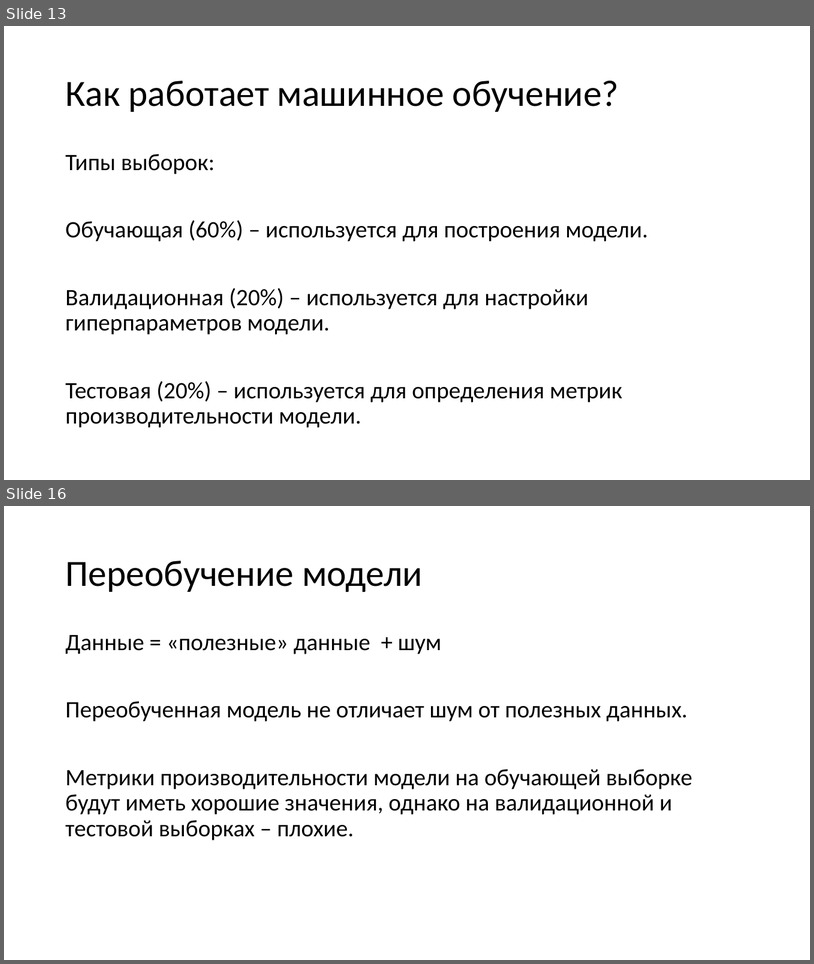
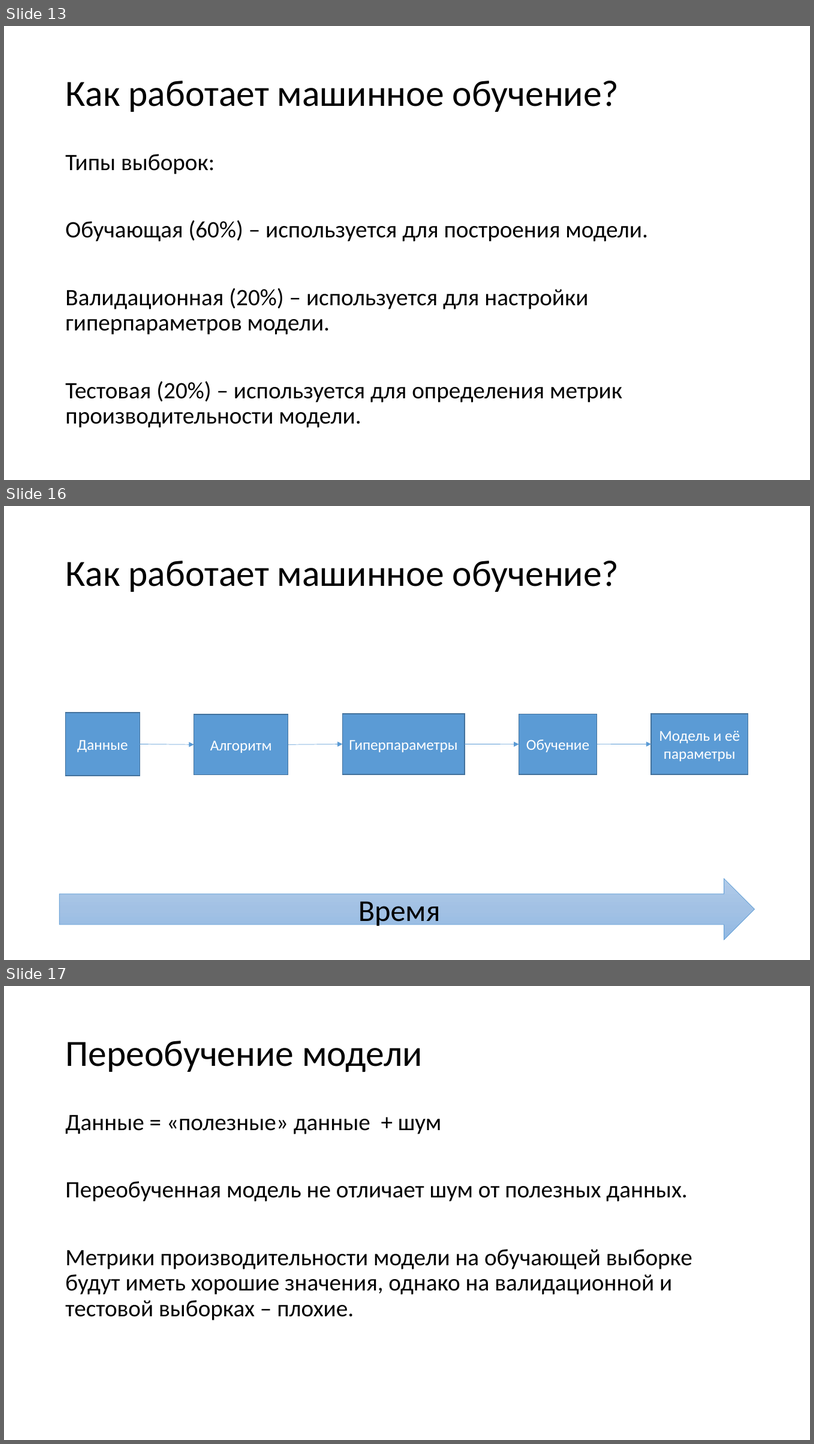
Before and after one commit to mosalov/AI_main_lectures, a slide deck: Лекция 1.pptx. Shown one above the other, each under a label of ours: slides 13 and 16 before the commit, slides 13, 16 and 17 after it; the slides between them are not shown. The pictures are 814x964 and 814x1444 pixels, drawn with LibreOffice and Linux fonts; fonts in the diff are those of the drawing. Boxes give left, top, right and bottom in pixels: in the first picture for what was removed or moved away, otherwise in the second. Text is boxed around its words. In the diff, an @@ line names an element or a change of style, - is before the commit and + after.

```diff
--- a/Лекция 1.pptx
+++ b/Лекция 1.pptx
@@ slide 16 added at (4, 506, 810, 960), background #FFFFFF @@
@@ title added at (65, 561, 619, 592), 44 pt, text #000000 @@
+Как работает машинное обучение?
@@ rectangle added at (66, 712, 140, 775), fill #5B9BD5, outline #43739E 1 pt, 18 pt, text #FFFFFF @@
+Данные
@@ rectangle added at (194, 714, 288, 775), fill #5B9BD5, outline #43739E 1 pt, 18 pt, text #FFFFFF @@
+Алгоритм
@@ rectangle added at (343, 714, 465, 774), fill #5B9BD5, outline #43739E 1 pt, 18 pt, text #FFFFFF @@
+Гиперпараметры
@@ rectangle added at (519, 714, 597, 775), fill #5B9BD5, outline #43739E 1 pt, 18 pt, text #FFFFFF @@
+Обучение
@@ rectangle added at (652, 714, 749, 774), fill #5B9BD5, outline #43739E 1 pt, 18 pt, text #FFFFFF @@
+Модель и её параметры
@@ arrow added from (140, 744) to (194, 744), #5B9BD5 0.5 pt @@
@@ arrow added from (288, 744) to (343, 744), #5B9BD5 0.5 pt @@
@@ arrow added from (465, 744) to (519, 744), #5B9BD5 0.5 pt @@
@@ arrow added from (597, 744) to (652, 744), #5B9BD5 0.5 pt @@
@@ right arrow added at (60, 879, 755, 940), fill gradient #B1CBE9 to #A3C1E5 to #93B9E4, outline #5B9BD5 0.5 pt, 36 pt, text #000000 @@
+Время
@@ what was slide 16 is now slide 17 @@
```
Also in this commit, not shown: 3 slides changed.
